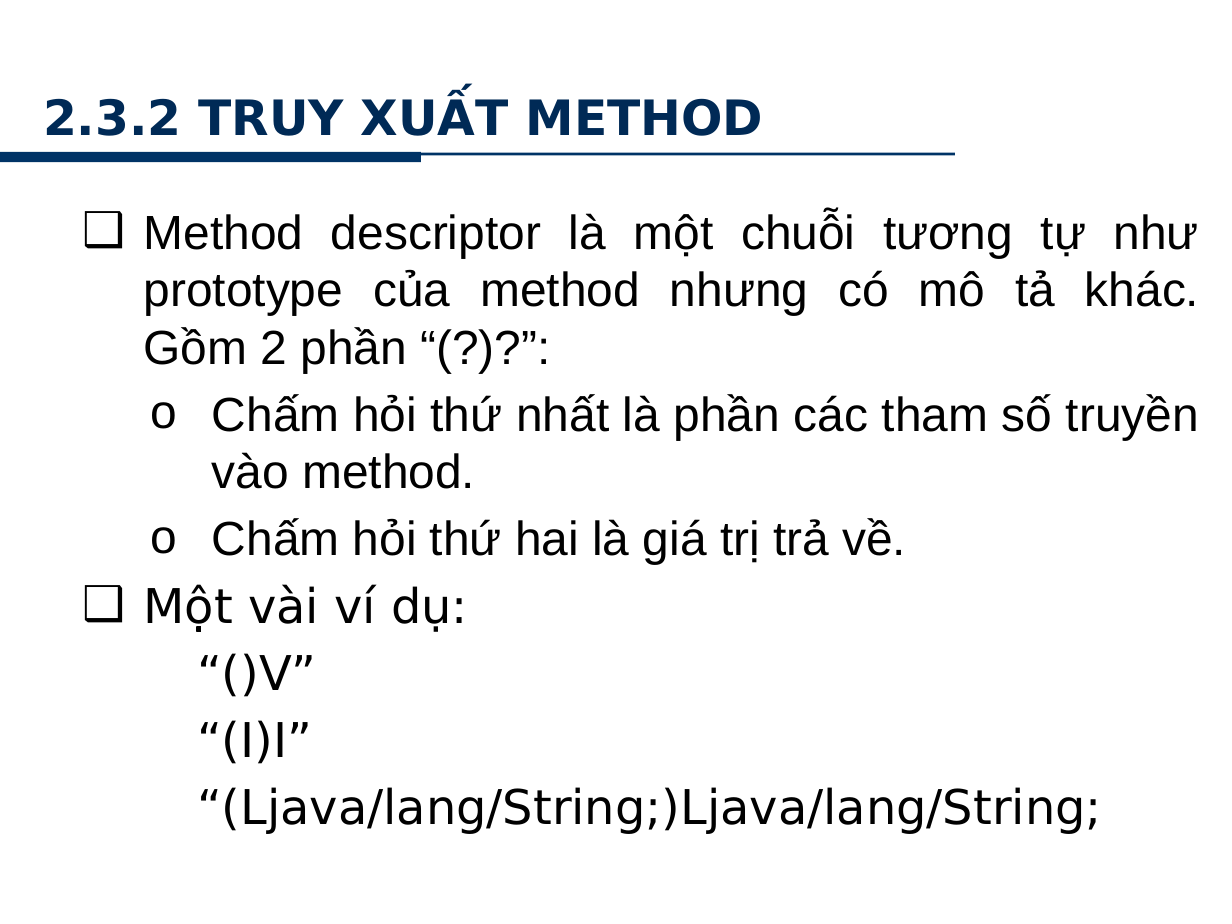
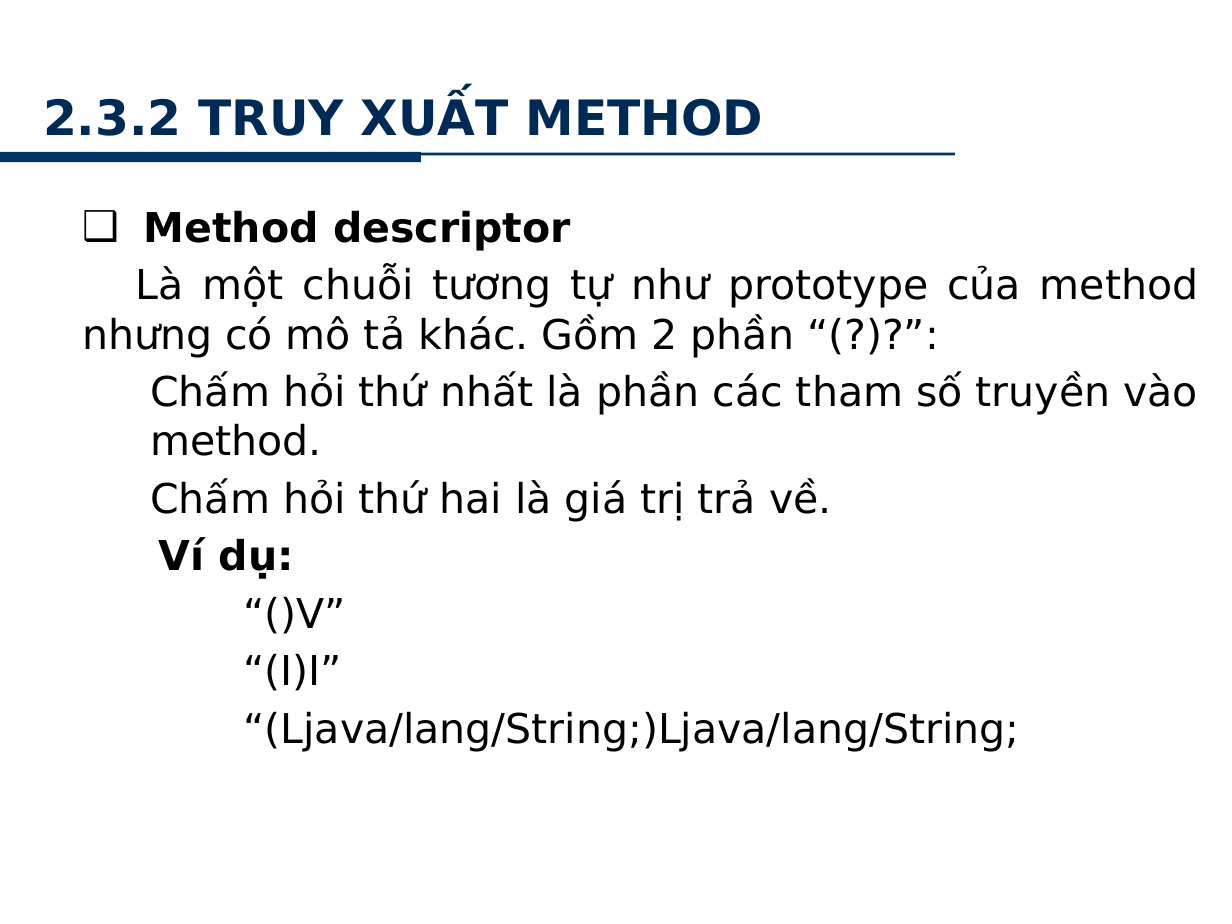
Before and after one commit to minhkhanh/UofS-Java, a slide deck: slide 20 of Seminar_JNI/Slide_00.pptx. Drawn at 1232x924 pixels with LibreOffice and Linux fonts; fonts in the diff are those of the drawing; background and template pictures are left out. Boxes give left, top, right and bottom in pixels: in the first picture for what was removed or moved away, otherwise in the second. Text is boxed around its words. In the diff, an @@ line names an element or a change of style, - is before the commit and + after.

```diff
--- a/Seminar_JNI/Slide_00.pptx
+++ b/Seminar_JNI/Slide_00.pptx
@@ text at (82, 210, 1199, 358): text changed; size 28 to 24 pt; font Arial to DejaVu Sans @@
-  ❑ Method descriptor là một chuỗi tương tự như prototype của method nhưng có mô tả khác. Gồm 2 phần “(?)?”:
+  ❑ Method descriptor
+  Là một chuỗi tương tự như prototype của method nhưng có mô tả khác. Gồm 2 phần “(?)?”:
@@ text at (150, 372, 1199, 752): size 28 to 24 pt in "Chấm hỏi thứ nhất là phần các ...", "Chấm hỏi thứ hai là giá trị ...", "“()V”", "“(I)I”" and 1 more places; font Arial to DejaVu Sans in "Chấm hỏi thứ nhất là phần các ...", "Chấm hỏi thứ hai là giá trị ..."; bullet o to none; indent changed @@
@@ text at (159, 537, 294, 579): text changed; size 28 to 24 pt; bold on @@
-❑ Một vài ví dụ:
+Ví dụ:
```
Also in this commit, not shown: 5 other slides changed.
